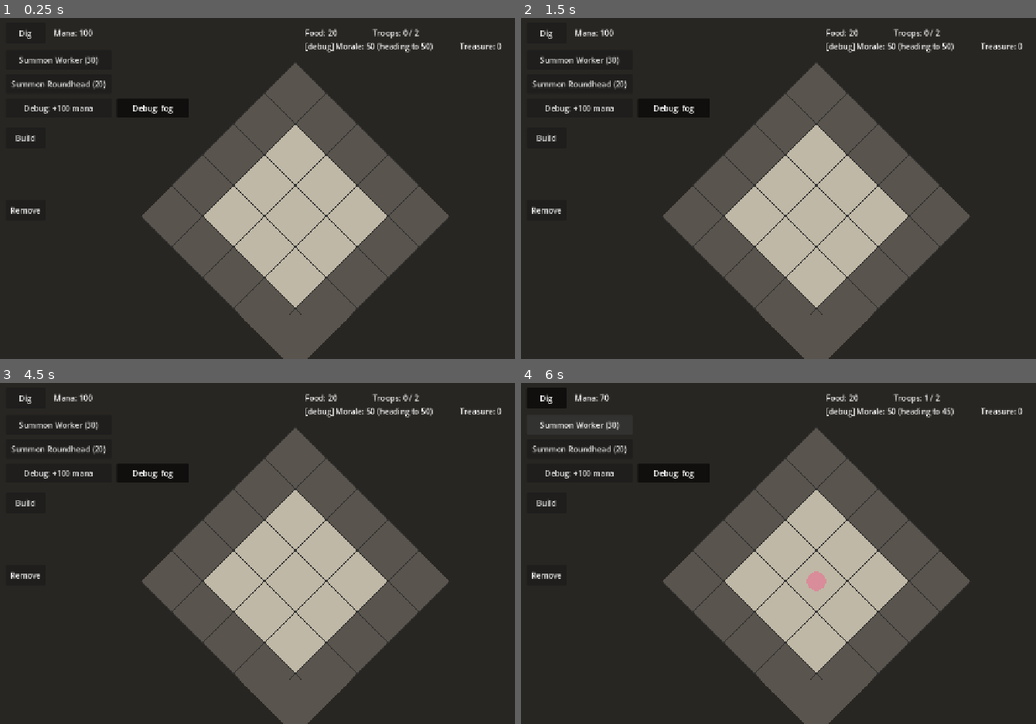
Above: before the commit, frames 1-4 (two rows, left to right).
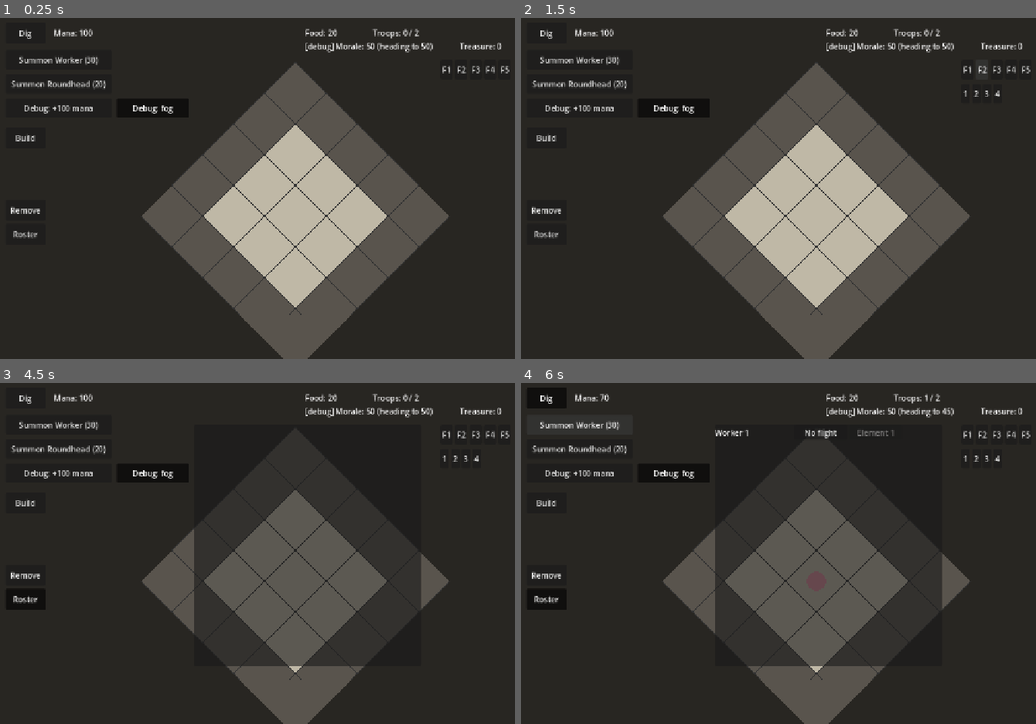
Above: after the commit, the same moments.

Repository: SirSizzle24/mazelord
Game: Godot game, scene res://Scenes/main.tscn
The game is run twice, just before and just after one commit, with the same random seed, the same clock (stepped at 60 frames per second) and the same inputs.
Inputs (mouse positions are in pixels of both pictures, inside the frame that each line leads up to):
- Up to frame 1 (0.25 s): no input
- Up to frame 2 (1.5 s): click (969, 69) at 0.5 s, where only the run after the commit has a clickable "F1"; click (984, 69) at 1.25 s, where only the run after the commit has a clickable "F2"
- Up to frame 3 (4.5 s): click (473, 434) at 2 s, where only the run after the commit has a clickable "F3"; click (489, 434) at 2.75 s, where only the run after the commit has a clickable "F4"; click (504, 434) at 3.5 s, where only the run after the commit has a clickable "F5"; click (25, 597) at 4.25 s, where only the run after the commit has a clickable "Roster"
- Up to frame 4 (6 s): click "Dig" at 5 s; click "Summon Worker (30)" at 5.75 s

The runs differ from the first frame. In frame 1, 0.2% of the frame differs, in the area x 2-99%, y 14-65%; in frame 2, 0.2%; in frame 3, 22%; in frame 4, 22%, in the area x 2-99%, y 13-84%.

Commit message:
Flights: roster panel, flight selection, element toggles

Diff:
--- a/Scenes/main.tscn
+++ b/Scenes/main.tscn
@@ -11,6 +11,7 @@
 [ext_resource type="Script" path="res://scripts/rooms.gd" id="9_rooms"]
 [ext_resource type="Script" path="res://scripts/fog.gd" id="10_fog"]
 [ext_resource type="Script" path="res://scripts/job_dispatcher.gd" id="11_jobs"]
+[ext_resource type="Script" path="res://scripts/roster.gd" id="12_roster"]
 
 [node name="Main" type="Node2D" unique_id=1161609498]
 
@@ -43,12 +44,14 @@
 camera = NodePath("../Camera")
 room_label = NodePath("../UI/RoomLabel")
 
-[node name="UnitController" type="Node2D" parent="." node_paths=PackedStringArray("grid", "dig_controller", "build_controller", "fog")]
+[node name="UnitController" type="Node2D" parent="." node_paths=PackedStringArray("grid", "dig_controller", "build_controller", "fog", "flight_bar", "element_bar")]
 script = ExtResource("4_unitctrl")
 grid = NodePath("../Grid")
 dig_controller = NodePath("../DigController")
 build_controller = NodePath("../BuildController")
 fog = NodePath("../Fog")
+flight_bar = NodePath("../UI/FlightBar")
+element_bar = NodePath("../UI/ElementBar")
 
 [node name="BuildController" type="Node2D" parent="." node_paths=PackedStringArray("grid", "dungeon", "build_button", "dig_button", "item_bar", "remove_button", "rotate_button", "place_button")]
 script = ExtResource("8_build")
@@ -210,3 +213,39 @@
 horizontal_alignment = 1
 autowrap_mode = 3
 text = "Lore"
+
+[node name="FlightBar" type="HBoxContainer" parent="UI"]
+offset_left = 940.0
+offset_top = 100.0
+offset_right = 1240.0
+offset_bottom = 140.0
+
+[node name="ElementBar" type="HBoxContainer" parent="UI"]
+offset_left = 940.0
+offset_top = 150.0
+offset_right = 1240.0
+offset_bottom = 190.0
+
+[node name="RosterButton" type="Button" parent="UI"]
+offset_left = 40.0
+offset_top = 440.0
+offset_right = 123.0
+offset_bottom = 483.0
+toggle_mode = true
+text = "Roster"
+
+[node name="RosterPanel" type="PanelContainer" parent="UI" node_paths=PackedStringArray("dungeon", "roster_button")]
+offset_left = 430.0
+offset_top = 100.0
+offset_right = 900.0
+offset_bottom = 600.0
+script = ExtResource("12_roster")
+dungeon = NodePath("../../Dungeon")
+roster_button = NodePath("../RosterButton")
+
+[node name="Scroll" type="ScrollContainer" parent="UI/RosterPanel"]
+layout_mode = 2
+
+[node name="Rows" type="VBoxContainer" parent="UI/RosterPanel/Scroll"]
+layout_mode = 2
+size_flags_horizontal = 3
--- a/scripts/dungeon.gd
+++ b/scripts/dungeon.gd
@@ -4,6 +4,7 @@
 signal mana_changed(new_amount: int)
 signal food_changed(new_amount: int)
 signal lore_found(text: String)
+signal troop_summoned(unit: Node2D)  # the roster listens, to add a row
 
 ## Every troop type that can be summoned. Fungi only for now.
 const TROOP_TYPES := {
@@ -73,6 +74,7 @@
 var mana := 100
 var food := 20
 var treasure := 0  # sellable finds, waiting for the merchant
+var summoned_counts: Dictionary = {}  # type id -> how many have been summoned, for roster labels
 var morale := BASE_MORALE
 var farm_timer := 0.0
 var mana_timer := 0.0
@@ -194,5 +196,9 @@
 	unit.dispatcher = dispatcher
 	unit.dungeon = self
 	unit.setup(type_id, troop_type)
+	# Troops are unnamed until they earn fame, so the roster calls them "Worker 1", "Roundhead 2"...
+	summoned_counts[type_id] = summoned_counts.get(type_id, 0) + 1
+	unit.roster_label = "%s %d" % [troop_type["name"], summoned_counts[type_id]]
 	units_parent.add_child(unit)  # the unit's _ready runs here
+	troop_summoned.emit(unit)
 	return true
--- /dev/null
+++ b/scripts/roster.gd
@@ -0,0 +1,62 @@
+extends PanelContainer
+## The roster: every troop, with buttons to set its flight and element. Each button cycles through
+## its values when tapped (buttons instead of dropdowns, which swallowed taps before).
+
+const MAX_FLIGHTS := 5
+const ELEMENTS_PER_FLIGHT := 4
+
+@export var dungeon: Node
+@export var roster_button: Button
+
+@onready var rows: VBoxContainer = $Scroll/Rows
+
+
+func _ready() -> void:
+	visible = false
+	roster_button.toggled.connect(_on_roster_toggled)
+	dungeon.troop_summoned.connect(func(_unit): _rebuild())
+
+
+func _on_roster_toggled(toggled_on: bool) -> void:
+	visible = toggled_on
+	if toggled_on:
+		_rebuild()
+
+
+## Throws away the rows and makes one per troop. Simple, and the roster is small.
+func _rebuild() -> void:
+	for row in rows.get_children():
+		row.queue_free()
+	for unit in get_tree().get_nodes_in_group("units"):
+		var row := HBoxContainer.new()
+		var label := Label.new()
+		label.text = unit.roster_label
+		label.custom_minimum_size = Vector2(160, 0)
+		row.add_child(label)
+
+		var flight_button := Button.new()
+		flight_button.custom_minimum_size = Vector2(110, 0)
+		var element_button := Button.new()
+		element_button.custom_minimum_size = Vector2(110, 0)
+		flight_button.pressed.connect(_cycle_flight.bind(unit, flight_button, element_button))
+		element_button.pressed.connect(_cycle_element.bind(unit, flight_button, element_button))
+		row.add_child(flight_button)
+		row.add_child(element_button)
+		_show(unit, flight_button, element_button)
+		rows.add_child(row)
+
+
+func _cycle_flight(unit: Node2D, flight_button: Button, element_button: Button) -> void:
+	unit.set_flight((unit.flight + 1) % (MAX_FLIGHTS + 1), unit.element)  # none, 1, 2 ... 5, none
+	_show(unit, flight_button, element_button)
+
+
+func _cycle_element(unit: Node2D, flight_button: Button, element_button: Button) -> void:
+	unit.set_flight(unit.flight, unit.element % ELEMENTS_PER_FLIGHT + 1)  # 1, 2, 3, 4, 1
+	_show(unit, flight_button, element_button)
+
+
+func _show(unit: Node2D, flight_button: Button, element_button: Button) -> void:
+	flight_button.text = "No flight" if unit.flight == 0 else "Flight %d" % unit.flight
+	element_button.text = "Element %d" % unit.element
+	element_button.disabled = unit.flight == 0  # elements only mean something inside a flight
--- a/scripts/unit.gd
+++ b/scripts/unit.gd
@@ -15,6 +15,9 @@
 var type_id := ""  # which troop type this is, e.g. "worker"
 var color := Color(0.6, 0.6, 0.6)
 var can_dig := false  # workers only: digging and building
+var roster_label := ""  # e.g. "Worker 1"; troops are unnamed until they earn fame
+var flight := 0  # which flight it's in: 1 to 5, or 0 for none
+var element := 1  # which element of its flight: 1 to 4
 
 var path: PackedVector2Array = []  # points still to walk to, in straight lines
 var selected := false
@@ -47,6 +50,10 @@
 	draw_circle(Vector2.ZERO, RADIUS, color)
 	if selected:
 		draw_arc(Vector2.ZERO, RADIUS + 4.0, 0.0, TAU, 32, Color.YELLOW, 2.0)
+	if flight > 0:
+		# Flight and element above the troop, e.g. "2-1".
+		draw_string(ThemeDB.fallback_font, Vector2(-30, -RADIUS - 6.0), "%d-%d" % [flight, element],
+			HORIZONTAL_ALIGNMENT_CENTER, 60, 16, Color.WHITE)
 	if not job.is_empty() and job["kind"] == "haul" and job["carrying"]:
 		# A carried item rides above the troop.
 		draw_circle(Vector2(0, -RADIUS - 8.0), 7.0, grid.ITEM_COLORS[job["item"]["kind"]])
@@ -72,8 +79,27 @@
 
 ## True if this is a worker with nothing to do: no job and nowhere to walk.
 ## The dispatcher only gives work to idle workers, so a troop sent somewhere finishes the trip first.
+## Workers in a flight belong to the army, not the workforce, so they're never idle workers.
 func is_idle_worker() -> bool:
-	return can_dig and job.is_empty() and path.is_empty()
+	return can_dig and flight == 0 and job.is_empty() and path.is_empty()
+
+
+## Puts the troop in a flight and element (flight 0 takes it out). Joining a flight stops dungeon work.
+func set_flight(new_flight: int, new_element: int) -> void:
+	flight = new_flight
+	element = new_element
+	if flight > 0:
+		_stop_working()
+	elif can_dig:
+		dispatcher.request()  # back in the workforce
+	queue_redraw()
+
+
+## Walks to a point (snapped onto walkable ground). Used by flight moves. Cancels any work.
+func move_to_point(point: Vector2) -> void:
+	_stop_working()
+	var map: RID = get_world_2d().navigation_map
+	_walk_to(NavigationServer2D.map_get_closest_point(map, point))
 
 
 ## True if this worker tried and failed to reach that job since the walkable shape last changed.
--- a/scripts/unit_controller.gd
+++ b/scripts/unit_controller.gd
@@ -1,17 +1,42 @@
 extends Node2D
-## Outside dig mode: tap a unit to select it, then tap a tile to send it there,
-## or tap a marked tile or a blueprint to set a worker working.
+## Outside dig, build and remove modes:
+## - Troops in no flight: tap one to select it, then tap a tile to send it there, or tap a marked
+##   tile or a blueprint to set a worker working.
+## - Flights: tap any member (or a flight button) to select the whole flight, toggle element buttons
+##   to pick which elements move (none or all pressed = the whole flight), then tap a destination.
 
 const TapDetector = preload("res://scripts/tap_detector.gd")
 const TAP_SLACK := 10.0  # extra pixels around a unit that still count as tapping it
+const MAX_FLIGHTS := 5
+const ELEMENTS_PER_FLIGHT := 4
+const SPREAD := 34.0  # pixels between flight members around a destination, so they don't pile up
 
 @export var grid: Node2D
 @export var dig_controller: Node2D
 @export var build_controller: Node2D
 @export var fog: Node2D
+@export var flight_bar: Container    # buttons F1 to F5, the backup way to select a flight
+@export var element_bar: Container   # toggle buttons 1 to 4, shown while a flight is selected
 
-var selected: Node2D = null  # the selected unit, or null for none
+var selected: Node2D = null  # the selected troop in no flight, or null
+var selected_flight := 0  # the selected flight, or 0 for none
+var element_buttons: Array[Button] = []
 var taps := TapDetector.new()
+
+
+func _ready() -> void:
+	for n in range(1, MAX_FLIGHTS + 1):
+		var button := Button.new()
+		button.text = "F%d" % n
+		button.pressed.connect(_on_flight_button.bind(n))
+		flight_bar.add_child(button)
+	for n in range(1, ELEMENTS_PER_FLIGHT + 1):
+		var button := Button.new()
+		button.text = str(n)
+		button.toggle_mode = true
+		element_bar.add_child(button)
+		element_buttons.append(button)
+	element_bar.visible = false
 
 
 func _unhandled_input(event: InputEvent) -> void:
@@ -24,20 +49,59 @@
 	var tapped_unit := _unit_at(world_position)
 
 	if tapped_unit != null:
-		if tapped_unit == selected:
-			_select(null)  # tap the selected unit again to deselect
+		if tapped_unit.flight > 0:
+			# Tapping a flight member selects (or deselects) its whole flight.
+			_select_flight(0 if tapped_unit.flight == selected_flight else tapped_unit.flight)
+		elif tapped_unit == selected:
+			_select(null)  # tap the selected troop again to deselect
 		else:
 			_select(tapped_unit)
 		return
+
+	var tapped: Vector2i = grid.screen_to_tile(grid.to_local(world_position))
+	if not fog.is_known(tapped):
+		return  # moving into the unknown would give away whether it's open
+
+	if selected_flight > 0:
+		_move_flight(grid.tile_to_screen(tapped))
+		return
 	if selected == null:
 		return
-
-	var tapped: Vector2i = grid.screen_to_tile(grid.to_local(world_position))
 	if grid.is_marked(tapped) or not grid.blueprint_at(tapped).is_empty():
 		selected.start_working(tapped)  # ignored by units that can't work
-	elif fog.is_known(tapped):
+	else:
 		selected.move_to(tapped)  # does nothing if there's no path
-	# Taps on unknown tiles do nothing: walking there would give away whether it's open.
+
+
+func _on_flight_button(flight: int) -> void:
+	_select_flight(0 if flight == selected_flight else flight)
+
+
+## Sends the chosen elements of the selected flight to a point, spread in a small circle around it.
+func _move_flight(destination: Vector2) -> void:
+	var chosen: Array[int] = []
+	for n in element_buttons.size():
+		if element_buttons[n].button_pressed:
+			chosen.append(n + 1)
+	var whole_flight := chosen.is_empty() or chosen.size() == ELEMENTS_PER_FLIGHT
+
+	var movers: Array = []
+	for unit in _flight_members(selected_flight):
+		if whole_flight or chosen.has(unit.element):
+			movers.append(unit)
+	for i in movers.size():
+		var offset := Vector2.ZERO
+		if movers.size() > 1:
+			offset = Vector2.from_angle(TAU * i / movers.size()) * SPREAD
+		movers[i].move_to_point(destination + offset)
+
+
+func _flight_members(flight: int) -> Array:
+	var members: Array = []
+	for unit in get_tree().get_nodes_in_group("units"):
+		if unit.flight == flight:
+			members.append(unit)
+	return members
 
 
 ## The unit under a world position, or null if there isn't one.
@@ -49,8 +113,24 @@
 
 
 func _select(unit: Node2D) -> void:
+	_select_flight(0)
 	if selected != null:
 		selected.set_selected(false)
 	selected = unit
 	if selected != null:
 		selected.set_selected(true)
+
+
+## Selects a whole flight (0 for none) and shows the element buttons, all unpressed.
+func _select_flight(flight: int) -> void:
+	if selected != null and flight > 0:
+		selected.set_selected(false)
+		selected = null
+	for unit in _flight_members(selected_flight):
+		unit.set_selected(false)
+	selected_flight = flight
+	for unit in _flight_members(selected_flight):
+		unit.set_selected(true)
+	for button in element_buttons:
+		button.button_pressed = false
+	element_bar.visible = flight > 0
Not shown, added: scripts/roster.gd.uid
